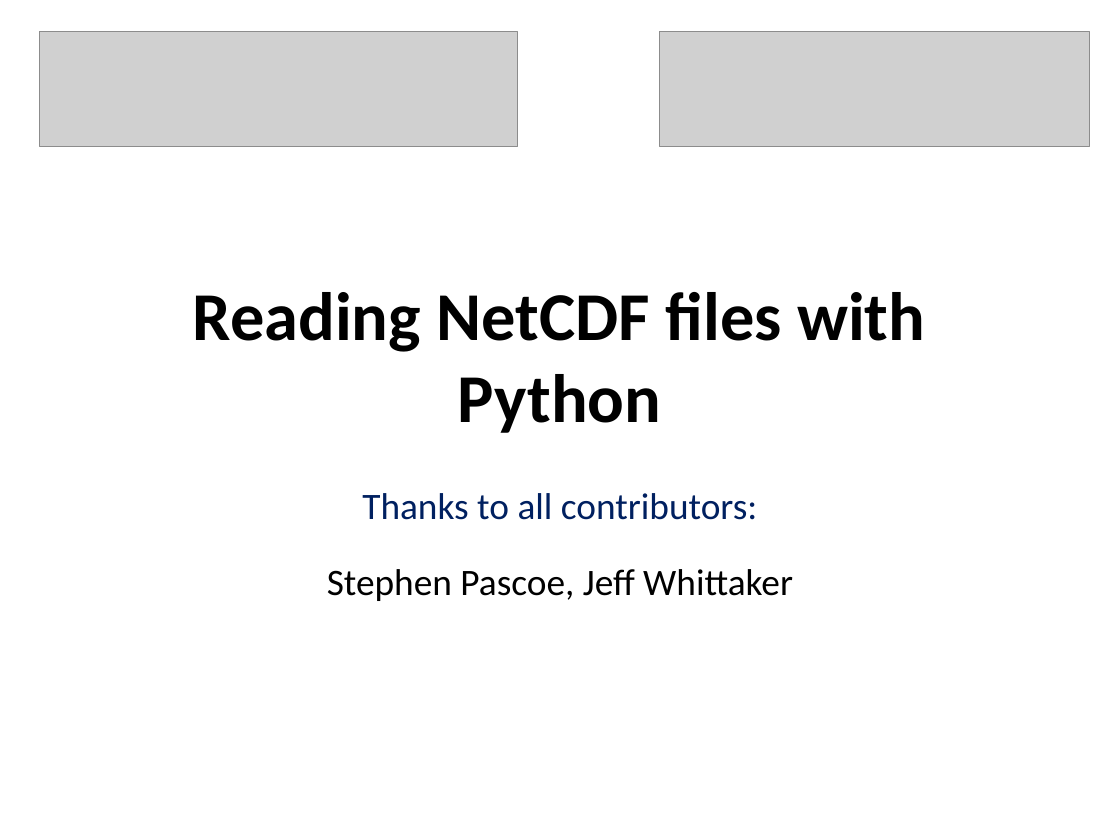
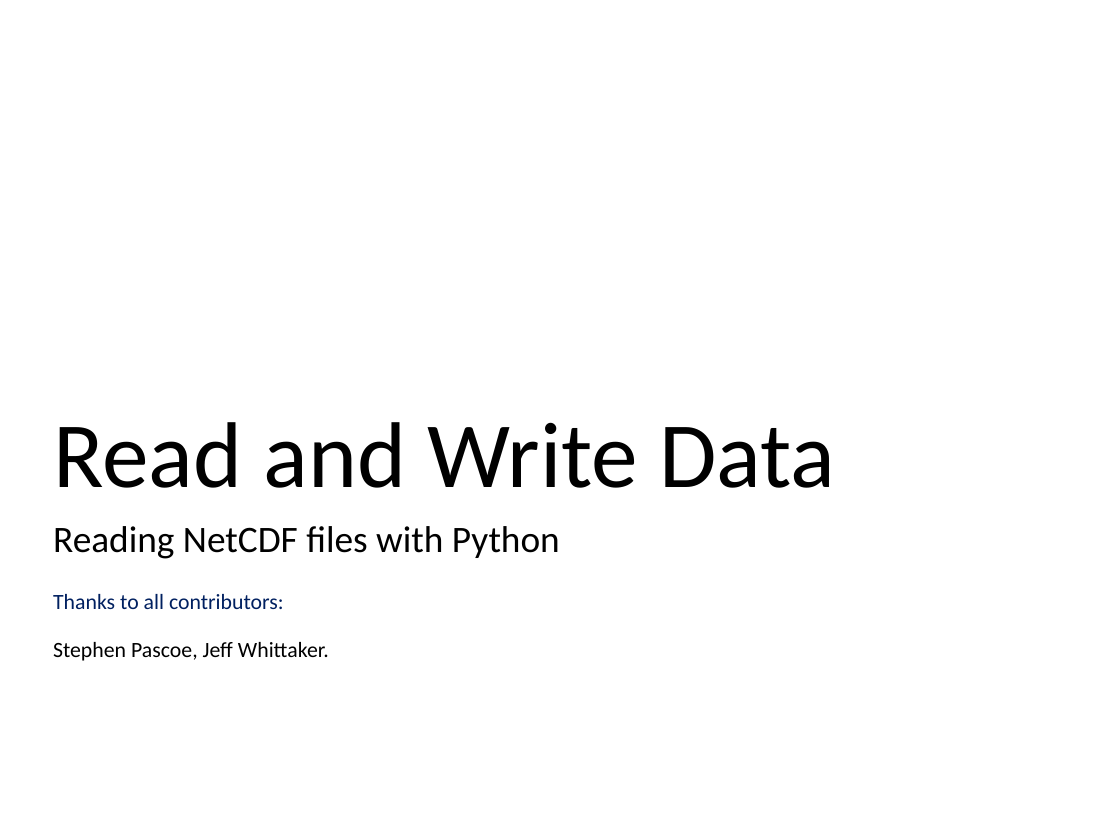
Before and after one commit to ncasuk/ncas-isc, a slide deck: slide 1 of python/presentations/read_write_data/10_read_netcdf_python.ppt. Drawn at 1120x840 pixels with LibreOffice and Linux fonts; fonts in the diff are those of the drawing; grey boxes stand for pictures; background and template pictures are left out. Boxes give left, top, right and bottom in pixels: in the first picture for what was removed or moved away, otherwise in the second. Text is boxed around its words. In the diff, an @@ line names an element or a change of style, - is before the commit and + after.

Commit message:
Finished read_write_data7-10

```diff
--- a/python/presentations/read_write_data/10_read_netcdf_python.ppt
+++ b/python/presentations/read_write_data/10_read_netcdf_python.ppt
@@ picture removed at (39,31,517,146) @@
@@ picture removed at (660,31,1090,146) @@
@@ title added at (53,422,835,488), 60 pt, text #000000 @@
+Read and Write Data
@@ subtitle "Reading NetCDF files with Python": place and size @@
-subtitle "Reading NetCDF files with Python" at (193,292,925,433)
+subtitle "Reading NetCDF files with Python" at (53,526,560,559)
@@ subtitle "Reading NetCDF files with Python" at (53,526,560,559): size 44 to 24 pt, bold off; alignment centre to left; line spacing 1 to 0.9; more space between paragraphs @@
@@ text "Thanks to all contributors:": place and size @@
-text "Thanks to all contributors:" at (327,493,793,601)
+text "Thanks to all contributors:" at (53,594,329,661)
@@ text at (53,594,284,609): size 24 to 14 pt in "Thanks to all contributors:"; alignment centre to left; less space between paragraphs @@
@@ text at (53,642,329,661): text changed; size 24 to 14 pt @@
-Stephen Pascoe, Jeff Whittaker
+Stephen Pascoe, Jeff Whittaker.
```
Also in this commit, not shown: 8 other slides changed, 1 slide added, 1 slide removed, 2 other files.
